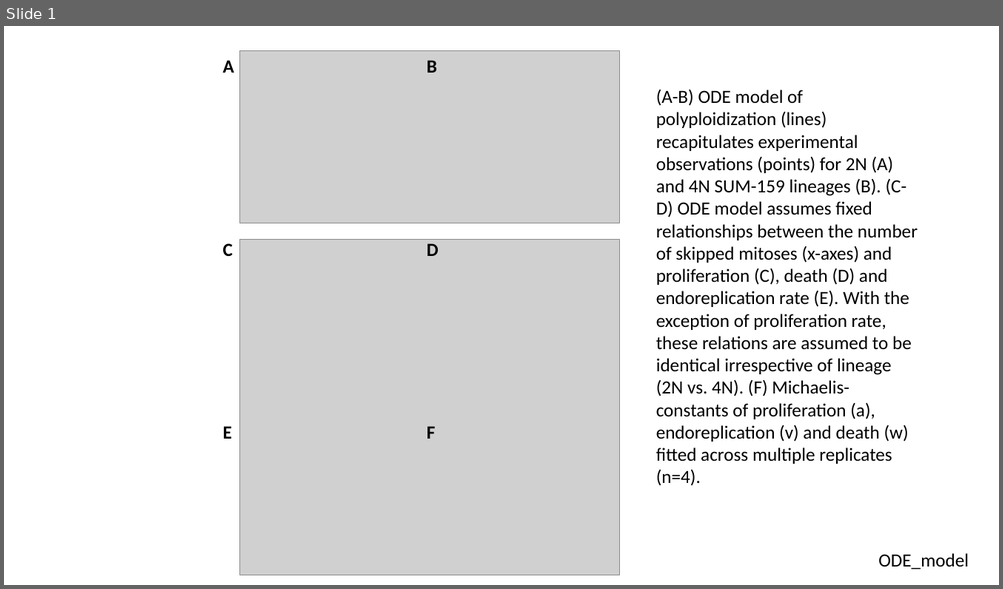
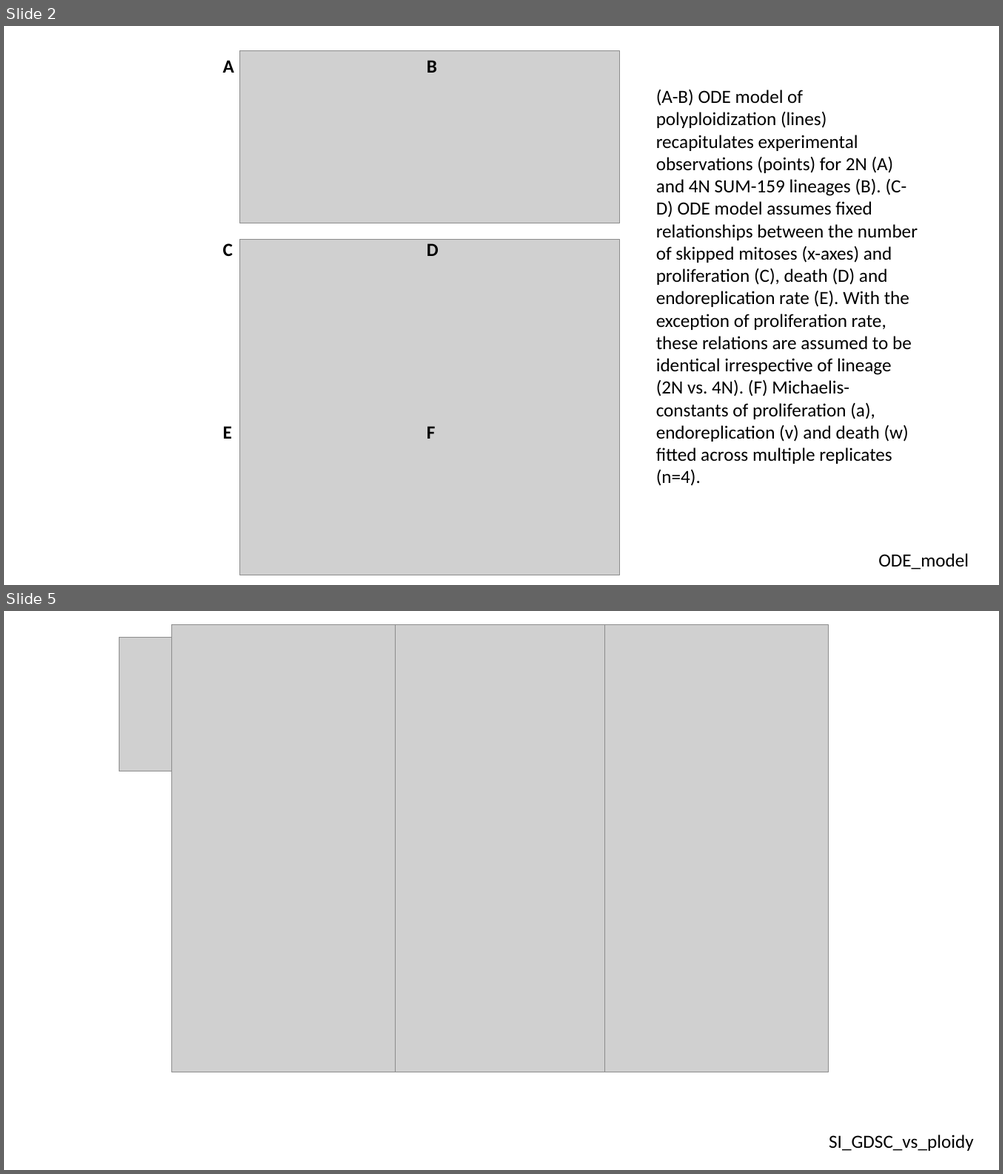
Before and after one commit to noemiandor/Gemcitabine-model, a slide deck: Figs/GemcitabinePaper_Figures.pptx. Shown one above the other, each under a label of ours: slide 1 before the commit, slides 2 and 5 after it; the slides between them are not shown. The pictures are 1003x589 and 1003x1174 pixels, drawn with LibreOffice and Linux fonts; fonts in the diff are those of the drawing; grey boxes stand for pictures. Boxes give left, top, right and bottom in pixels: in the first picture for what was removed or moved away, otherwise in the second. Text is boxed around its words. In the diff, an @@ line names an element or a change of style, - is before the commit and + after.

Commit message:
GDSC_analysis

```diff
--- a/Figs/GemcitabinePaper_Figures.pptx
+++ b/Figs/GemcitabinePaper_Figures.pptx
@@ slide 5 added at [4,611,999,1170], background #FFFFFF @@
@@ picture added at [171,625,395,1073] @@
@@ picture added at [395,625,619,1073] @@
@@ picture added at [605,625,828,1073] @@
@@ picture added at [119,638,170,771] @@
@@ text added at [828,1135,973,1151], 18 pt, text #000000 @@
+SI_GDSC_vs_ploidy
@@ what was slide 1 is now slide 2 @@
```
Also in this commit, not shown: 4 other slides added, 5 other files.
